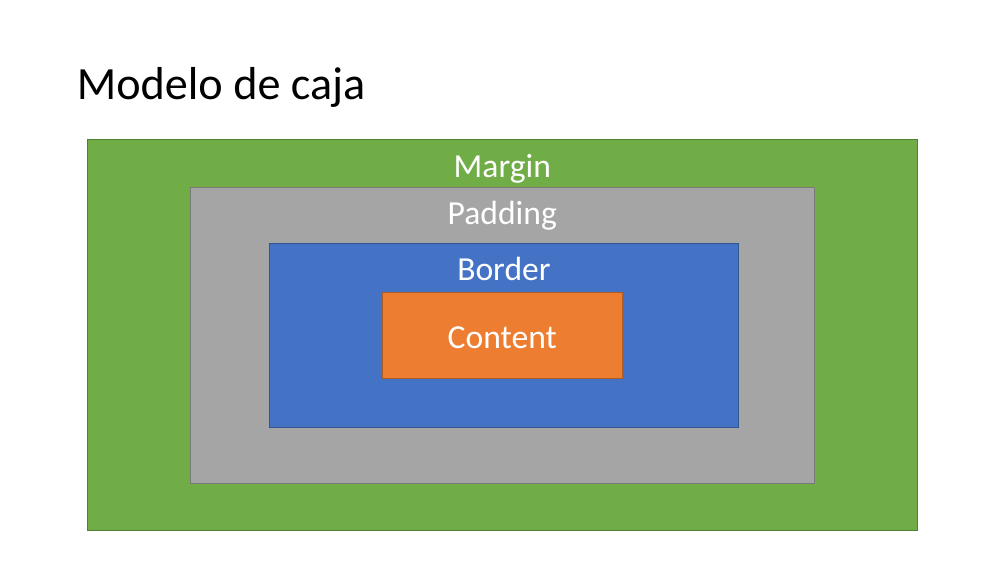
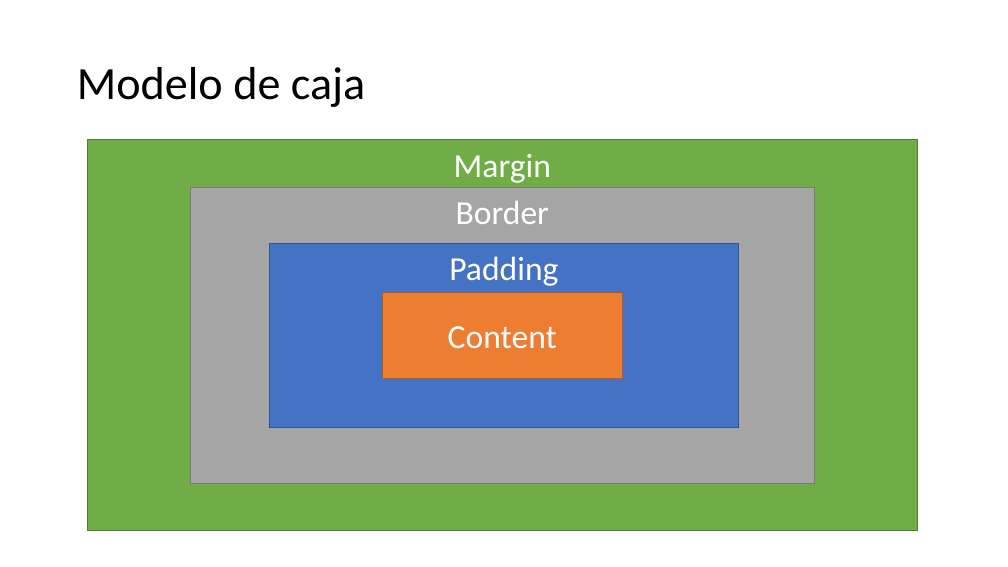
Before and after one commit to Nuevas-Tecnologias-FIUBA/Clase-HTML-CSS, a slide deck: slide 29 of Slides/Clase.pptx. Drawn at 1008x567 pixels with LibreOffice and Linux fonts; fonts in the diff are those of the drawing. Boxes give left, top, right and bottom in pixels: in the first picture for what was removed or moved away, otherwise in the second. Text is boxed around its words. In the diff, an @@ line names an element or a change of style, - is before the commit and + after.

Commit message:
# Arreglo de diapositivas

```diff
--- a/Slides/Clase.pptx
+++ b/Slides/Clase.pptx
@@ rectangle "Border": place and size @@
-rectangle "Border" at (270, 243, 739, 427)
+rectangle "Border" at (191, 188, 814, 483)
@@ rectangle "Border" at (191, 188, 814, 483): fill #4472C4 to #A5A5A5; outline #325491 1 pt to #7A7A7A 1 pt @@
@@ rectangle "Padding": place and size @@
-rectangle "Padding" at (191, 188, 814, 483)
+rectangle "Padding" at (270, 243, 739, 427)
@@ rectangle "Padding" at (270, 243, 739, 427): fill #A5A5A5 to #4472C4; outline #7A7A7A 1 pt to #325491 1 pt @@
```
